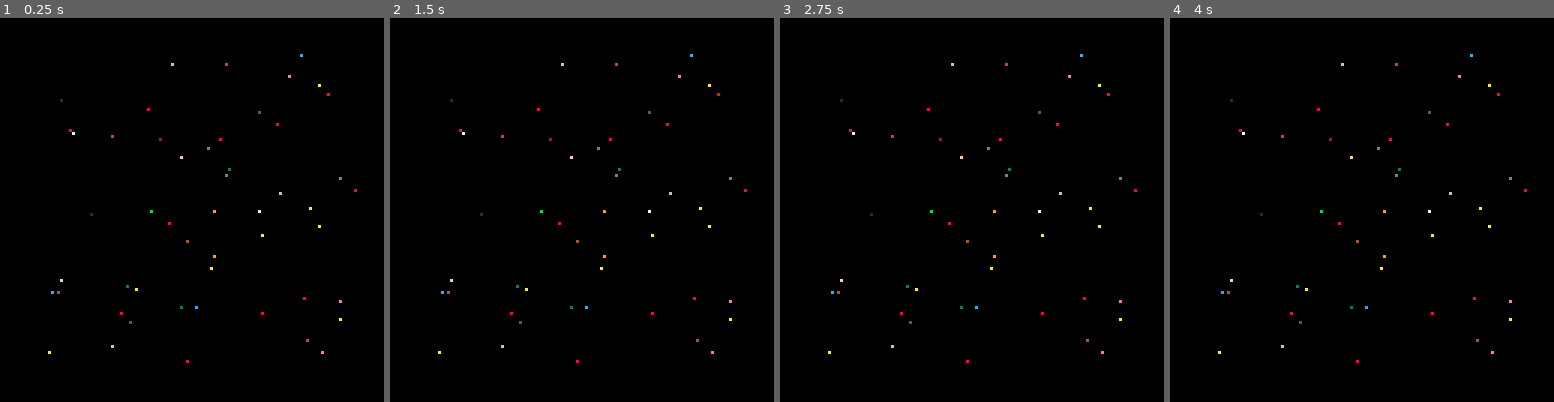
Above: before the commit, frames 1-4 (left to right).
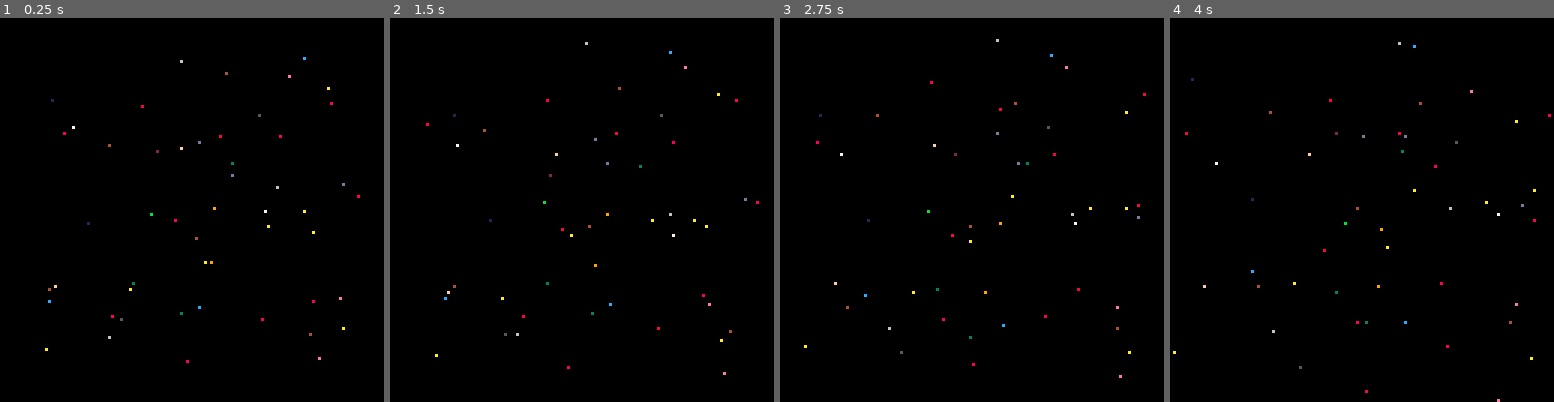
Above: after the commit, the same moments.

Repository: AdriRed/pico-8-carts
Game: PICO-8 cartridge projects/boids/boids.p8
Same seed, same stepped clock (60 frames per second), same inputs: the game is played once before the commit and once after it.
Inputs:
- Up to frame 1 (0.25 s): no input
- Up to frame 2 (1.5 s): no input
- Up to frame 3 (2.75 s): no input
- Up to frame 4 (4 s): no input

The runs differ from the first frame. In frame 1, 0.6% of the frame differs, in the area x 11-94%, y 9-90%; in frame 2, 0.6%; in frame 3, 0.6%; in frame 4, 0.6%, in the area x 0-100%, y 6-100%.

Commit message:
voids work now

Diff:
--- a/projects/boids/boids.p8
+++ b/projects/boids/boids.p8
@@ -3,8 +3,10 @@
 __lua__
 left,right,up,down,fire1,fire2=0,1,2,3,4,5
 black,dark_blue,dark_purple,dark_green,brown,dark_gray,light_gray,white,red,orange,yellow,green,blue,indigo,pink,peach=0,1,2,3,4,5,6,7,8,9,10,11,12,13,14,15
-neigh_ran = 8
-neigh_count = 128 / neigh_ran * 2 + 1
+boid_ran = 8
+boid_diam = boid_ran*2
+chunks_side = 128 / boid_diam
+max_vel = 0.5
 
 function copy(o)
   local c
@@ -35,8 +37,23 @@
   self.x *= c
   self.y *= c
 end
-function m_vec:same(c)
+function m_vec:equals(c)
   return self.x == c.x and self.y == c.y
+end
+function m_vec:modulo()
+  return sqrt(self.x*self.x+self.y*self.y)
+end
+function m_vec:norm(n)
+  local m = n or 1
+  local modulo = self:modulo()
+  printh(modulo)
+  local o = new_vec(self.x/modulo, self.y/modulo)
+  o:mult(m)
+  return o
+end
+function m_vec:clamp(n)
+  if (abs(self.x) > n or abs(self.y) > n) return self:norm(n)
+  return self
 end
 function new_vec(x, y)
   local o = copy(m_vec);
@@ -47,7 +64,7 @@
 
 m_boid = {
   pos = new_vec(0, 0),
-  dir = new_vec(0, 0)
+  vel = new_vec(0, 0)
 }
 
 function new_boid(x, y)
@@ -58,47 +75,57 @@
 end
 
 function m_boid:update(list)
-
+  local next_vel = new_vec(rnd_btw(-max_vel, max_vel), rnd_btw(-max_vel, max_vel))
+  self.vel:add(next_vel)
+  self.vel = self.vel:clamp(max_vel)
+  self.pos:add(self.vel)
 end
 
 function m_boid:draw()
   pset(self.pos.x,self.pos.y,self.col)
+end
 
-end
 boid_l = {}
+
 function _init()
   for i=0,50 do
     local px = rnd_btw(10, 119)
     local py = rnd_btw(10, 119)
     add(boid_l, new_boid(px, py))
-
   end
 end
 
 function _update()
+  distribute_boids()
+  for b in all(boid_l) do
+    b:update()
+  end
+end
+
+function _draw()
+  cls(black)
+  -- debug_chunks();
+  for b in all(boid_l) do
+    b:draw()
+  end
+end
+
+function distribute_boids()
   boid_chunks = {}
   for b in all(boid_l) do
-    local gx = flr(b.pos.x / neigh_ran)
-    local gy = flr(b.pos.y / neigh_ran)
-    local name = gy + gx * neigh_count
+    local gx = flr(b.pos.x / boid_diam)
+    local gy = flr(b.pos.y / boid_diam)
+    local name = gy + gx * boid_diam
     if (not boid_chunks[name]) boid_chunks[name] = {}
     add(boid_chunks[name], b)
   end
 end
 
-function _draw()
-  cls(black)
-  for b in all(boid_l) do
-    b:draw()
-  end
+function debug_chunks(params)
   for k,v in pairs(boid_chunks) do
-    for b in all(v) do
-      --print(flr(k/neigh_count)..','..k%neigh_count, b.pos.x-5, b.pos.y-10, white)
-    end
-    local gx = flr(k/neigh_count)
-    local gy = k%neigh_count
-    -- rect(gx * neigh_count ,gy * neigh_count ,gx * neigh_count + neigh_ran -1,gy * neigh_count + neigh_count -1,red)
-    printh(#v..' boids found in chunk '..flr(k/neigh_count)..','..k%neigh_count..' ('..k..')')
+    local gx = flr(k/boid_diam)
+    local gy = k%boid_diam
+    rect(gx * boid_diam ,gy * boid_diam ,(gx+1) * boid_diam -1,(gy+1) * boid_diam -1,red)
   end
 end
 
